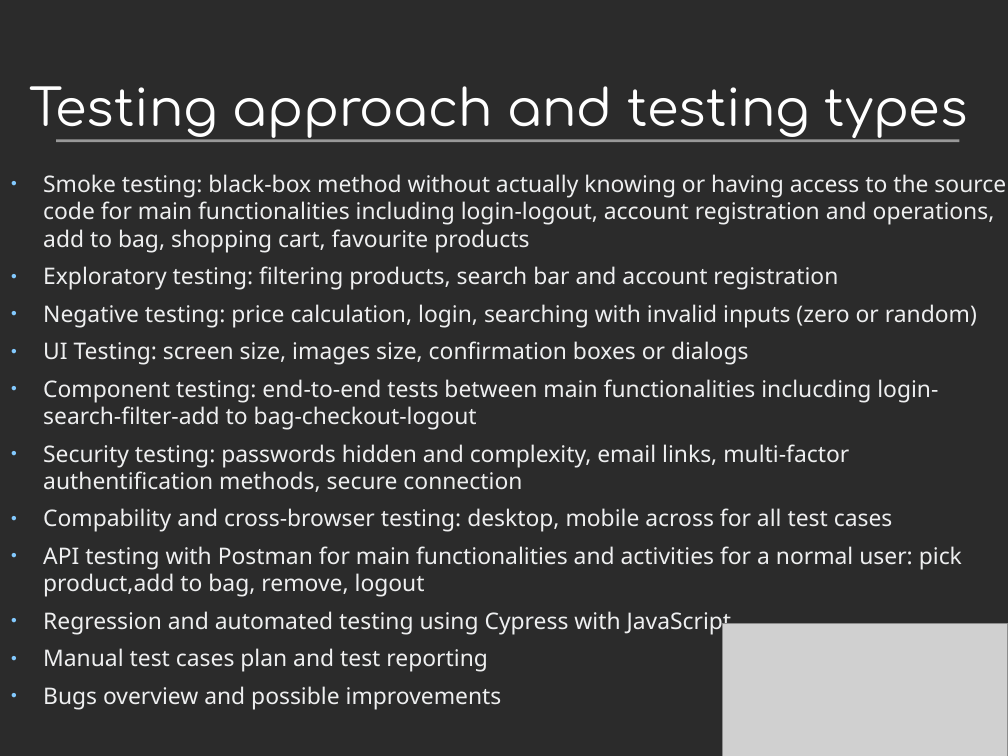
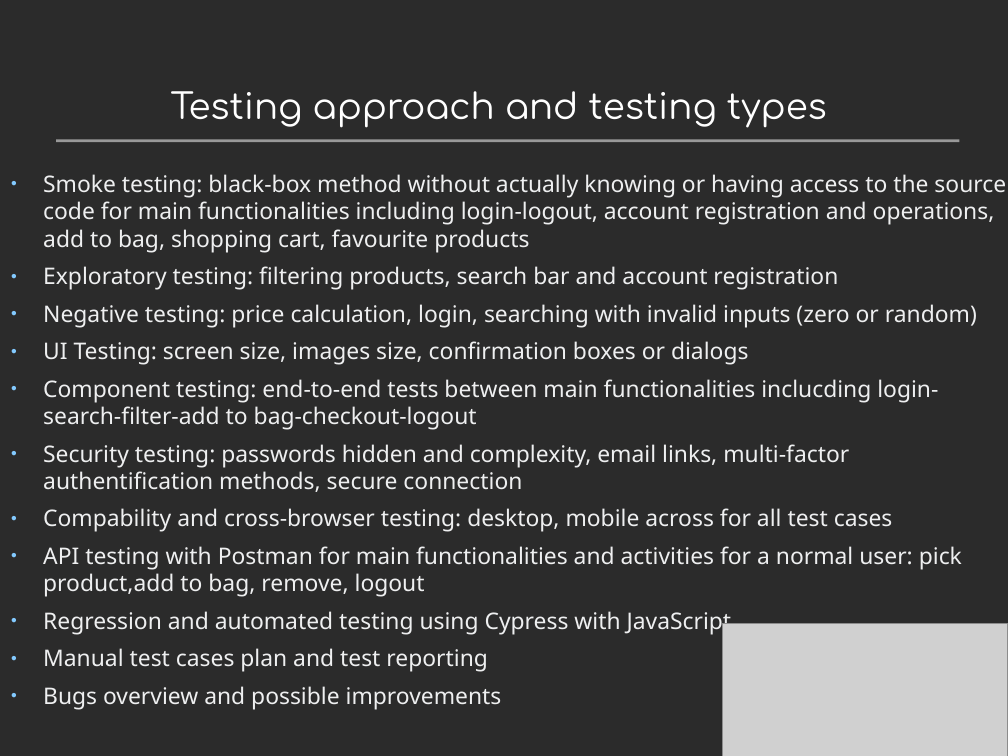
Before and after one commit to luciancalinescu95/Final-Project-eMAG.ro, a slide deck: slide 3 of Project Presentation.odp. Drawn at 1008x756 pixels with LibreOffice and Linux fonts; fonts in the diff are those of the drawing; grey boxes stand for pictures; background and template pictures are left out; a plain dark background stands for a picture behind light text. Boxes give left, top, right and bottom in pixels: in the first picture for what was removed or moved away, otherwise in the second. Text is boxed around its words. In the diff, an @@ line names an element or a change of style, - is before the commit and + after.

```diff
--- a/Project Presentation.odp
+++ b/Project Presentation.odp
@@ title "Testing approach and testing types" at bbox=[171, 91, 827, 128]: size 40 to 28 pt @@
```
Also in this commit, not shown: 2 other slides changed, 4 slides added, 1 slide removed.
